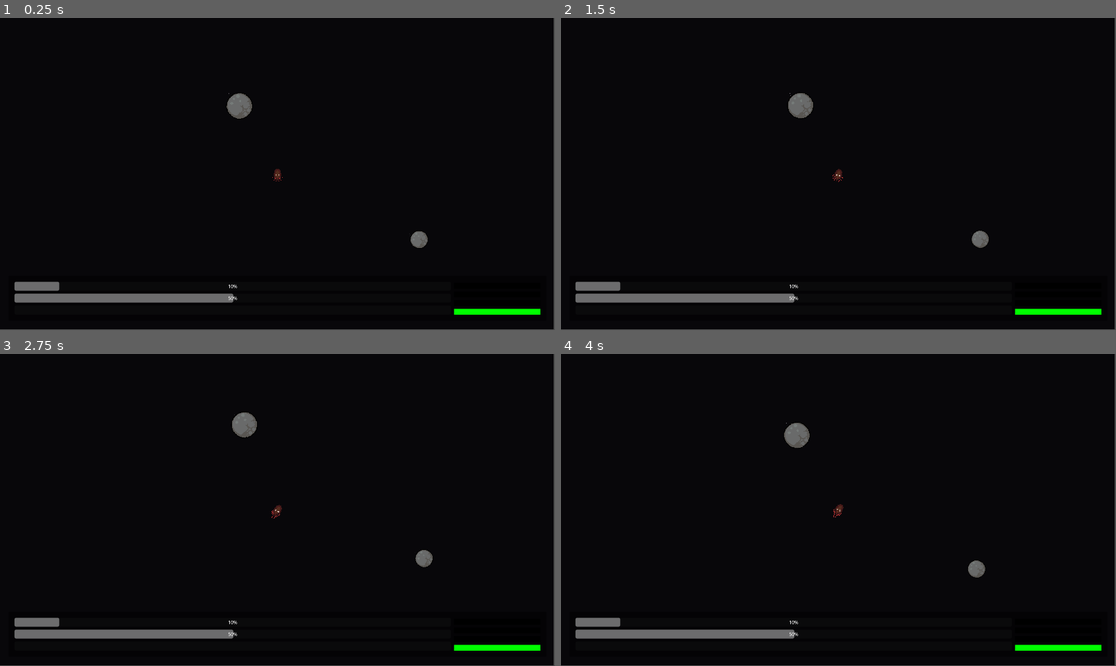
Above: before the commit, frames 1-4 (two rows, left to right).
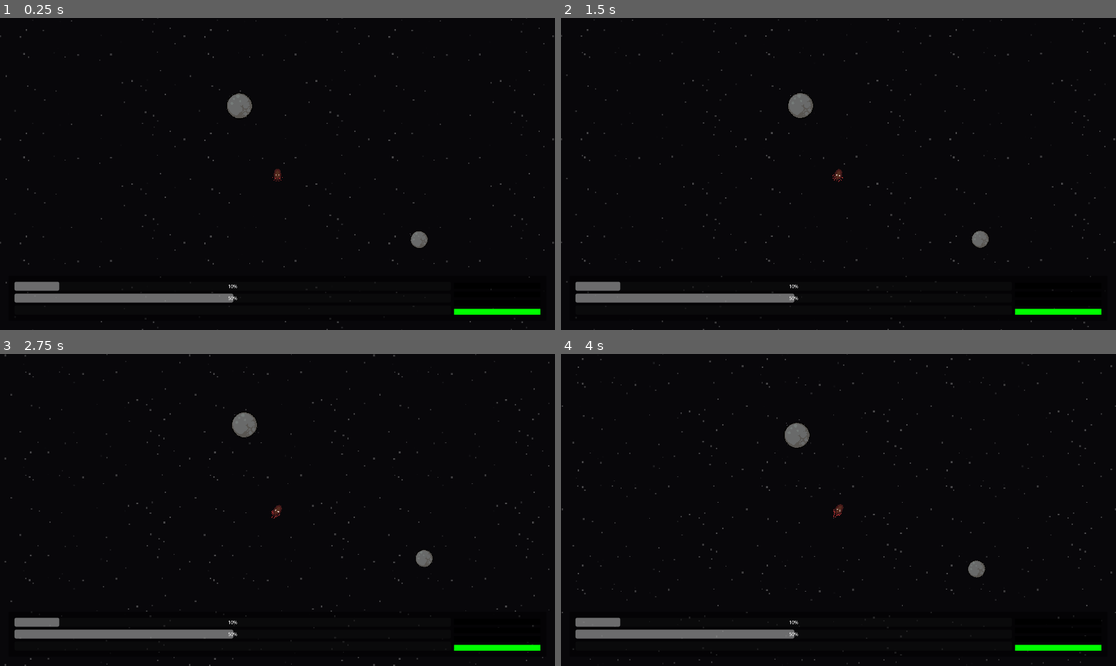
Above: after the commit, the same moments.

Repository: Erica-99/TinyWorld
Game: Godot game, scene res://scenes/star_map.tscn
The game is run twice, just before and just after one commit, with the same random seed, the same clock (stepped at 60 frames per second) and the same inputs. The project has no main scene, so this scene is started directly.
Inputs:
- Up to frame 1 (0.25 s): no input
- Up to frame 2 (1.5 s): tap Enter at 0.5 s; hold D (Right) 0.53-1.28 s; hold Shift (Fire Dampers) 0.53-1.28 s; tap Space (Landing Mode) at 1.25, 1.35 s; hold S (Reverse) from 1.28 s (still down)
- Up to frame 3 (2.75 s): release S (Reverse) at 2.03 s; hold D (Right) from 2.03 s (still down); hold Shift (Fire Dampers) from 2.03 s (still down)
- Up to frame 4 (4 s): release D (Right) at 2.78 s; release Shift (Fire Dampers) at 2.78 s; hold W (Forward) 2.78-3.53 s; tap Space (Landing Mode) at 2.85 s; hold A (Left) from 3.53 s (still down); hold Shift (Fire Dampers) from 3.53 s (still down)

The runs differ from the first frame. In frame 1, 0.8% of the frame differs, in the area x 0-100%, y 0-100%; in frame 2, 0.9%; in frame 3, 0.9%; in frame 4, 1.0%.

Commit message:
Background parallax

Diff:
--- a/scenes/planetBox.tscn
+++ b/scenes/planetBox.tscn
@@ -76,7 +76,7 @@
 
 [node name="AnimatedSprite2D" type="AnimatedSprite2D" parent="." unique_id=2034651298]
 texture_filter = 3
-scale = Vector2(0.15982854, 0.15982854)
+scale = Vector2(0.15777126, 0.15777126)
 sprite_frames = SubResource("SpriteFrames_6554r")
 animation = &"ECUMENOPOLIS"
 
--- a/scenes/star_map.gdshader
+++ b/scenes/star_map.gdshader
@@ -107,6 +107,7 @@
 }
 
 void fragment()
+{
     vec2 uv = floor(UV / SCREEN_PIXEL_SIZE / pixelation) * SCREEN_PIXEL_SIZE * pixelation;
    	float shade = pattern(uv * zoom);
 
--- a/scenes/star_map.tscn
+++ b/scenes/star_map.tscn
@@ -3,6 +3,7 @@
 [ext_resource type="Script" uid="uid://h8f32lhd5bn1" path="res://scripts/StarMap.gd" id="1_fp76q"]
 [ext_resource type="PackedScene" uid="uid://bu2kr8cklk7p1" path="res://scenes/planetBox.tscn" id="2_88ecf"]
 [ext_resource type="PackedScene" uid="uid://b6iv033nau3ee" path="res://scenes/ship.tscn" id="2_ewo0i"]
+[ext_resource type="Shader" uid="uid://ckxpa011gxytr" path="res://scenes/star_map.gdshader" id="3_aoqvg"]
 [ext_resource type="PackedScene" uid="uid://byiovtsqqsneb" path="res://scenes/player_camera.tscn" id="3_ewo0i"]
 [ext_resource type="PackedScene" uid="uid://ulkc1ds2gxej" path="res://scenes/landing_popup.tscn" id="5_fevf7"]
 [ext_resource type="PackedScene" path="res://scenes/planet_resource_indicator.tscn" id="6_568mj"]
@@ -11,6 +12,56 @@
 [ext_resource type="Script" uid="uid://dy33yhdij0yvp" path="res://resources.gd" id="8_b4dln"]
 [ext_resource type="StyleBox" uid="uid://b0matx7ugvdlk" path="res://Materials/SurgeReady.tres" id="9_b4dln"]
 
+[sub_resource type="StyleBoxEmpty" id="StyleBoxEmpty_aoqvg"]
+
+[sub_resource type="ShaderMaterial" id="ShaderMaterial_aoqvg"]
+shader = ExtResource("3_aoqvg")
+shader_parameter/speed = 0.1
+shader_parameter/pixelation = 8.0
+shader_parameter/zoom = 2.0
+shader_parameter/gradient_pixelation = 0.2
+shader_parameter/background_threshold = 0.0
+shader_parameter/color_low_threshold = 0.24
+shader_parameter/color_mid_threshold = 0.48
+shader_parameter/color_low = Color(0.01, 0.41, 0.51, 1)
+shader_parameter/color_mid = Color(0.5, 0.1, 0.3, 1)
+shader_parameter/color_high = Color(1, 1, 1, 1)
+
+[sub_resource type="Curve" id="Curve_aoqvg"]
+_data = [Vector2(0, 0), 0.0, 0.0, 0, 0, Vector2(0.0067567676, 1), 0.0, 0.0, 0, 0, Vector2(0.9797298, 1), 0.0, 0.0, 0, 0, Vector2(1, 0), 0.0, 0.0, 0, 0]
+point_count = 4
+
+[sub_resource type="CurveTexture" id="CurveTexture_hdvgx"]
+curve = SubResource("Curve_aoqvg")
+
+[sub_resource type="ParticleProcessMaterial" id="ParticleProcessMaterial_aoqvg"]
+particle_flag_disable_z = true
+emission_shape = 3
+emission_box_extents = Vector3(98.14, 94.48, 1)
+gravity = Vector3(1, 1, 1)
+scale_min = 6.0
+scale_max = 20.0
+color = Color(1, 1, 1, 0.2627451)
+alpha_curve = SubResource("CurveTexture_hdvgx")
+turbulence_enabled = true
+
+[sub_resource type="Curve" id="Curve_hdvgx"]
+_data = [Vector2(0, 0), 0.0, 0.0, 0, 0, Vector2(0.2364865, 0.50561804), 0.0, 0.0, 0, 0, Vector2(0.722973, 0.50561804), 0.0, 0.0, 0, 0, Vector2(1, 0), 0.0, 0.0, 0, 0]
+point_count = 4
+
+[sub_resource type="CurveTexture" id="CurveTexture_a7q7s"]
+curve = SubResource("Curve_hdvgx")
+
+[sub_resource type="ParticleProcessMaterial" id="ParticleProcessMaterial_i5tmf"]
+particle_flag_disable_z = true
+emission_shape = 3
+emission_box_extents = Vector3(98.14, 94.48, 1)
+gravity = Vector3(1, 1, 1)
+scale_min = 10.0
+scale_max = 20.0
+alpha_curve = SubResource("CurveTexture_a7q7s")
+turbulence_enabled = true
+
 [sub_resource type="CircleShape2D" id="CircleShape2D_ewo0i"]
 
 [sub_resource type="CircleShape2D" id="CircleShape2D_88ecf"]
@@ -27,6 +78,62 @@
 script = ExtResource("1_fp76q")
 max_distance = 70000.0
 max_healthy = 100
+
+[node name="Parallax2D" type="Parallax2D" parent="." unique_id=1484703696]
+scale = Vector2(1.9331334, 1.0827317)
+scroll_scale = Vector2(0.5, 0.5)
+scroll_offset = Vector2(1, 1)
+repeat_size = Vector2(1000, 1000)
+autoscroll = Vector2(40, 40)
+repeat_times = 100
+
+[node name="Panel" type="Panel" parent="Parallax2D" unique_id=2073771965]
+offset_right = 1000.0
+offset_bottom = 1000.0
+theme_override_styles/panel = SubResource("StyleBoxEmpty_aoqvg")
+
+[node name="ColorRect3" type="ColorRect" parent="Parallax2D/Panel" unique_id=1423349671]
+layout_mode = 1
+anchors_preset = 15
+anchor_right = 1.0
+anchor_bottom = 1.0
+grow_horizontal = 2
+grow_vertical = 2
+color = Color(0.030984493, 0.027432224, 0.039930467, 1)
+
+[node name="ColorRect2" type="ColorRect" parent="Parallax2D/Panel" unique_id=1155803226]
+visible = false
+material = SubResource("ShaderMaterial_aoqvg")
+layout_mode = 1
+anchors_preset = 15
+anchor_right = 1.0
+anchor_bottom = 1.0
+grow_horizontal = 2
+grow_vertical = 2
+color = Color(0.030984493, 0.027432224, 0.039930467, 1)
+
+[node name="GPUParticles2D" type="GPUParticles2D" parent="Parallax2D/Panel" unique_id=682508906]
+position = Vector2(486.77448, 470.1072)
+scale = Vector2(5.0011406, 4.9932404)
+amount = 100
+lifetime = 100.0
+preprocess = 10.0
+process_material = SubResource("ParticleProcessMaterial_aoqvg")
+
+[node name="Parallax2D2" type="Parallax2D" parent="." unique_id=1843132885]
+scale = Vector2(1.9331334, 1.0827317)
+repeat_size = Vector2(1000, 1000)
+autoscroll = Vector2(20, 20)
+repeat_times = 100
+
+[node name="GPUParticles2D" type="GPUParticles2D" parent="Parallax2D2" unique_id=1540513184]
+modulate = Color(1, 1, 1, 0.41568628)
+position = Vector2(486.77448, 470.1072)
+scale = Vector2(5.0011406, 4.9932404)
+amount = 100
+lifetime = 30.0
+preprocess = 10.0
+process_material = SubResource("ParticleProcessMaterial_i5tmf")
 
 [node name="Bounds" type="Area2D" parent="." unique_id=638317334]
 collision_layer = 0
@@ -98,21 +205,6 @@
 collision_mask = 52
 collide_with_areas = true
 
-[node name="Background" type="CanvasLayer" parent="." unique_id=341782228]
-layer = -1000
-scale = Vector2(2.03, 2.03)
-transform = Transform2D(2.03, 0, 0, 2.03, 0, 0)
-
-[node name="ColorRect2" type="ColorRect" parent="Background" unique_id=1155803226]
-anchors_preset = 15
-anchor_right = 1.0
-anchor_bottom = 1.0
-offset_right = -976.6502
-offset_bottom = -548.96545
-grow_horizontal = 2
-grow_vertical = 2
-color = Color(0.030984493, 0.027432224, 0.039930467, 1)
-
 [node name="Ship" parent="." unique_id=156394039 instance=ExtResource("2_ewo0i")]
 
 [node name="PlayerCamera" parent="." unique_id=989112755 node_paths=PackedStringArray("target_object") instance=ExtResource("3_ewo0i")]
@@ -120,9 +212,26 @@
 target_object = NodePath("../Ship")
 tracking_speed = 10.0
 
+[node name="Background" type="CanvasLayer" parent="PlayerCamera" unique_id=341782228]
+layer = -1000
+scale = Vector2(2.03, 2.03)
+transform = Transform2D(2.03, 0, 0, 2.03, 0, 0)
+
 [node name="FarCam" type="Camera2D" parent="." unique_id=199873522]
 enabled = false
 zoom = Vector2(0.01, 0.01)
+
+[node name="PlanetScannerEffect" type="Node2D" parent="." unique_id=1135476807 node_paths=PackedStringArray("ship")]
+z_index = -1
+z_as_relative = false
+script = ExtResource("7_vyd5l")
+ship = NodePath("../Ship")
+
+[node name="PlanetScannerPolygon" type="Polygon2D" parent="PlanetScannerEffect" unique_id=234841052]
+color = Color(0.22352941, 0.59607846, 0.64705884, 0.28235295)
+antialiased = true
+polygon = PackedVector2Array(-31.5, -26, -89.5, -67, -22.5, -73)
+uv = PackedVector2Array(-31.5, -26, -89.5, -67, -22.5, -73)
 
 [node name="UI" type="CanvasLayer" parent="." unique_id=1313728925]
 
@@ -257,16 +366,4 @@
 layout_mode = 2
 theme_override_styles/panel = ExtResource("9_b4dln")
 
-[node name="PlanetScannerEffect" type="Node2D" parent="." unique_id=1135476807 node_paths=PackedStringArray("ship")]
-z_index = -1
-z_as_relative = false
-script = ExtResource("7_vyd5l")
-ship = NodePath("../Ship")
-
-[node name="PlanetScannerPolygon" type="Polygon2D" parent="PlanetScannerEffect" unique_id=234841052]
-color = Color(0.22352941, 0.59607846, 0.64705884, 0.28235295)
-antialiased = true
-polygon = PackedVector2Array(-31.5, -26, -89.5, -67, -22.5, -73)
-uv = PackedVector2Array(-31.5, -26, -89.5, -67, -22.5, -73)
-
 [connection signal="player_mode_changed" from="Ship" to="UI/UI Control/LandingPopup" method="_on_ship_player_mode_changed"]
